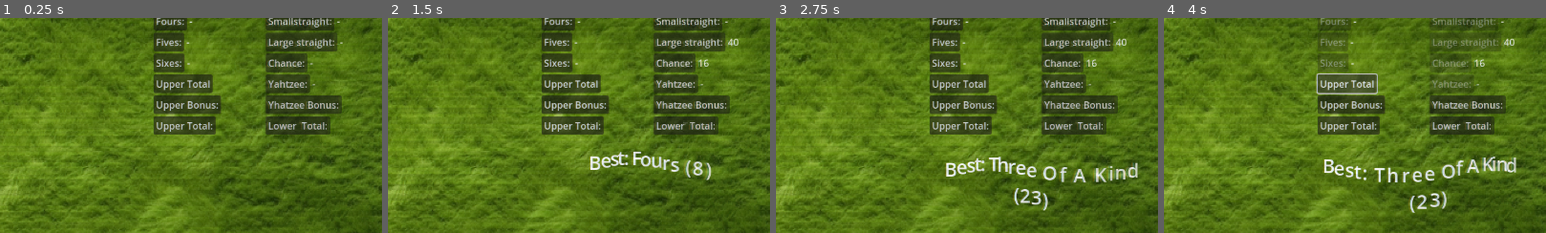
Above: before the commit, frames 1-4 (left to right).
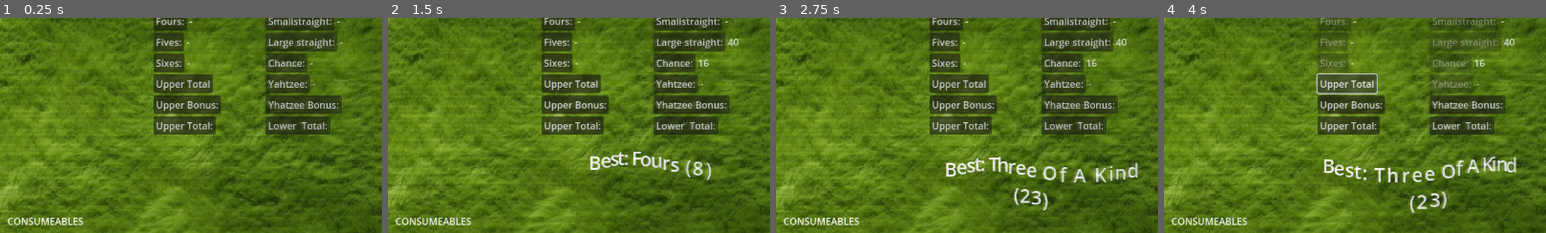
Above: after the commit, the same moments.

Repository: unclemoney/DiceRogue
Game: Godot game, scene res://Tests/PowerUpTest.tscn
Two runs of this game, one before a commit and one after it. Both use one fixed random seed, a clock stepped at 60 frames per second and the inputs below. The project has no main scene, so this scene is started directly. The engine's default icon, where the game draws it, is replaced by a stand-in: a white triangle on a blue panel in a dark square.
Inputs:
- Up to frame 1 (0.25 s): no input
- Up to frame 2 (1.5 s): click "NEXT TURN" at 0.5 s; click "NEXT TURN" at 1.25 s
- Up to frame 3 (2.75 s): click "ROLL" at 2 s
- Up to frame 4 (4 s): click "Ones:" at 2.75 s; click "Upper Total" at 3.5 s
The pictures show only the part of the screen within x 49-99%, y 22-72%; the shares and areas given below are measured in that part.

The runs differ from the first frame. In frame 1, 0.5% of the frame differs, in the area x 2-22%, y 92-97%; in frame 2, 0.5%; in frame 3, 0.5%; in frame 4, 0.5%.

Commit message:
Add ConsumeableUI scene and script
Introduces a new ConsumeableUI Control scene and its associated script. Updates PowerUpTest.tscn to include the new UI component for testing and layout purposes.

Diff:
--- /dev/null
+++ b/Scenes/UI/consumeable_ui.tscn
@@ -0,0 +1,27 @@
+[gd_scene load_steps=2 format=3 uid="uid://dv0gypvmv4bb"]
+
+[ext_resource type="Script" uid="uid://ci1p8hb3o3ol4" path="res://Scripts/UI/power_up_ui.gd" id="1_1bwr7"]
+
+[node name="ConsumeableUI" type="Control"]
+layout_mode = 3
+anchors_preset = 15
+anchor_right = 1.0
+anchor_bottom = 1.0
+grow_horizontal = 2
+grow_vertical = 2
+mouse_filter = 2
+script = ExtResource("1_1bwr7")
+
+[node name="Label" type="Label" parent="."]
+layout_mode = 0
+offset_top = -28.0
+offset_right = 92.0
+offset_bottom = -5.0
+text = "CONSUMEABLES"
+
+[node name="Container" type="HBoxContainer" parent="."]
+layout_mode = 0
+offset_left = 2.0
+offset_right = 1275.0
+offset_bottom = 723.0
+mouse_filter = 2
--- /dev/null
+++ b/Scripts/UI/consumeable_ui.gd
@@ -0,0 +1 @@
+extends Control
--- a/Tests/PowerUpTest.tscn
+++ b/Tests/PowerUpTest.tscn
@@ -12,6 +12,8 @@
 [ext_resource type="PackedScene" uid="uid://sliaarrkymdo" path="res://Scenes/UI/score_card_ui.tscn" id="9_c4a2y"]
 [ext_resource type="PackedScene" uid="uid://lc4xqvsxdnpy" path="res://Scenes/UI/game_button_ui.tscn" id="10_dd2ak"]
 [ext_resource type="PackedScene" uid="uid://bhv7dyrckqhk6" path="res://Scenes/UI/power_up_ui.tscn" id="11_b7ne7"]
+[ext_resource type="PackedScene" uid="uid://dv0gypvmv4bb" path="res://Scenes/UI/consumeable_ui.tscn" id="12_10srq"]
+[ext_resource type="Script" uid="uid://cjxupagn6l5ew" path="res://Scripts/UI/consumeable_ui.gd" id="13_c4a2y"]
 [ext_resource type="PackedScene" uid="uid://b0h68l2hpjf3o" path="res://Scenes/PowerUp/power_up_manager.tscn" id="13_lu5kq"]
 [ext_resource type="Script" uid="uid://b4upm4dbvhukm" path="res://Scripts/PowerUps/PowerUpData.gd" id="13_lulgc"]
 [ext_resource type="Resource" uid="uid://b1kspojq1dh26" path="res://Scripts/PowerUps/ExtraDice.tres" id="14_lybb4"]
@@ -70,8 +72,15 @@
 [node name="PowerUpUI" parent="." instance=ExtResource("11_b7ne7")]
 offset_left = 19.0
 offset_top = 515.0
-offset_right = 664.0
+offset_right = 612.0
 offset_bottom = 720.0
+
+[node name="ConsumeableUI" parent="." instance=ExtResource("12_10srq")]
+offset_left = 638.0
+offset_top = 515.0
+offset_right = 1273.0
+offset_bottom = 718.0
+script = ExtResource("13_c4a2y")
 
 [node name="GameController" parent="." instance=ExtResource("2_b7ne7")]
 
Not shown, added: Scripts/UI/consumeable_ui.gd.uid
Not shown: 1 places in Tests/PowerUpTest.tscn that only renumber resources
